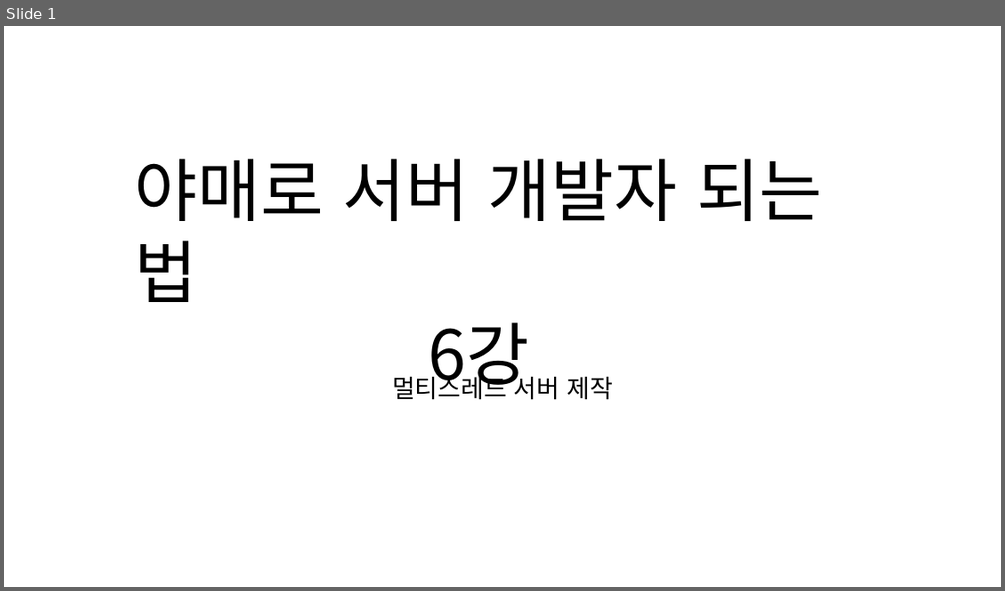
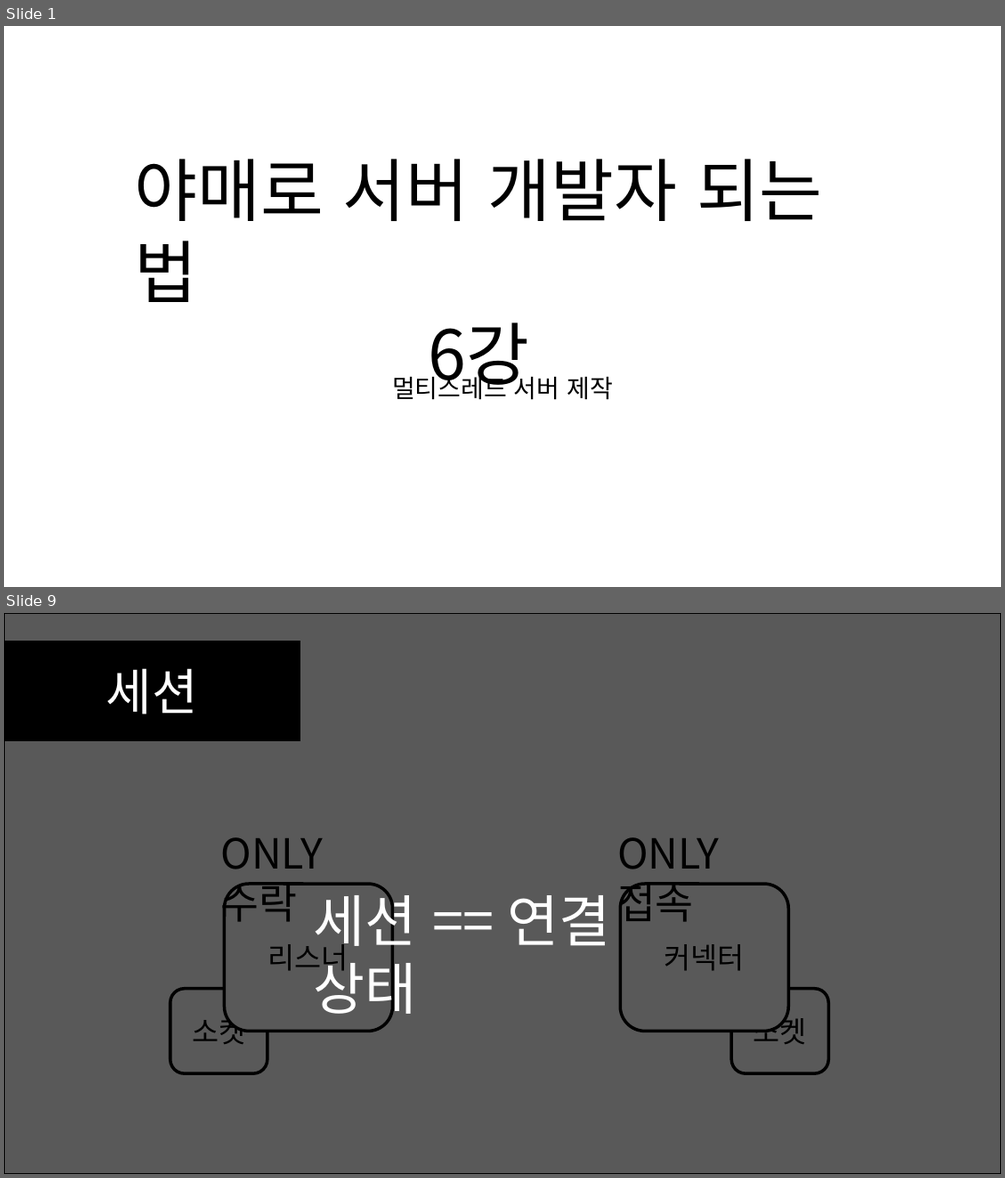
Before and after one commit to SEH00N/SDLU, a slide deck: ServerLecture/PT/6강 멀티스레드 서버 제작.pptx. Shown one above the other, each under a label of ours: slide 1 before the commit, slides 1 and 9 after it; the slides between them are not shown. The pictures are 1005x591 and 1005x1178 pixels, drawn with LibreOffice and Linux fonts; fonts in the diff are those of the drawing. Boxes give left, top, right and bottom in pixels: in the first picture for what was removed or moved away, otherwise in the second. Text is boxed around its words. In the diff, an @@ line names an element or a change of style, - is before the commit and + after.

```diff
--- a/ServerLecture/PT/6강 멀티스레드 서버 제작.pptx
+++ b/ServerLecture/PT/6강 멀티스레드 서버 제작.pptx
@@ slide 9 added at (4,613,1001,1174), background #FFFFFF @@
@@ rectangle added at (4,613,1001,1174), fill #000000 at 65% opacity, outline #000000 1 pt @@
@@ rectangle added at (4,641,300,741), fill #000000, outline #000000 1 pt, 48 pt, text #FFFFFF @@
+세션
@@ text added at (221,837,323,930), 40 pt, text #000000 @@
+ONLY 수락
@@ text added at (617,837,719,930), 40 pt, text #000000 @@
+ONLY 접속
@@ rounded rectangle added at (225,884,393,1031), fill #FFFFFF, outline #000000 3 pt, 28 pt, text #000000 @@
+리스너
@@ text added at (313,885,610,1022), 54 pt, text #FFFFFF @@
+세션 == 연결 상태
@@ rounded rectangle added at (620,884,788,1031), fill #FFFFFF, outline #000000 3 pt, 28 pt, text #000000 @@
+커넥터
@@ rounded rectangle added at (170,989,267,1074), fill #FFFFFF, outline #000000 3 pt, 28 pt, text #000000 @@
+소켓
@@ rounded rectangle added at (732,989,829,1074), fill #FFFFFF, outline #000000 3 pt, 28 pt, text #000000 @@
+소켓
```
Also in this commit, not shown: 37 other slides added, 2 slides removed, 1 other file.
